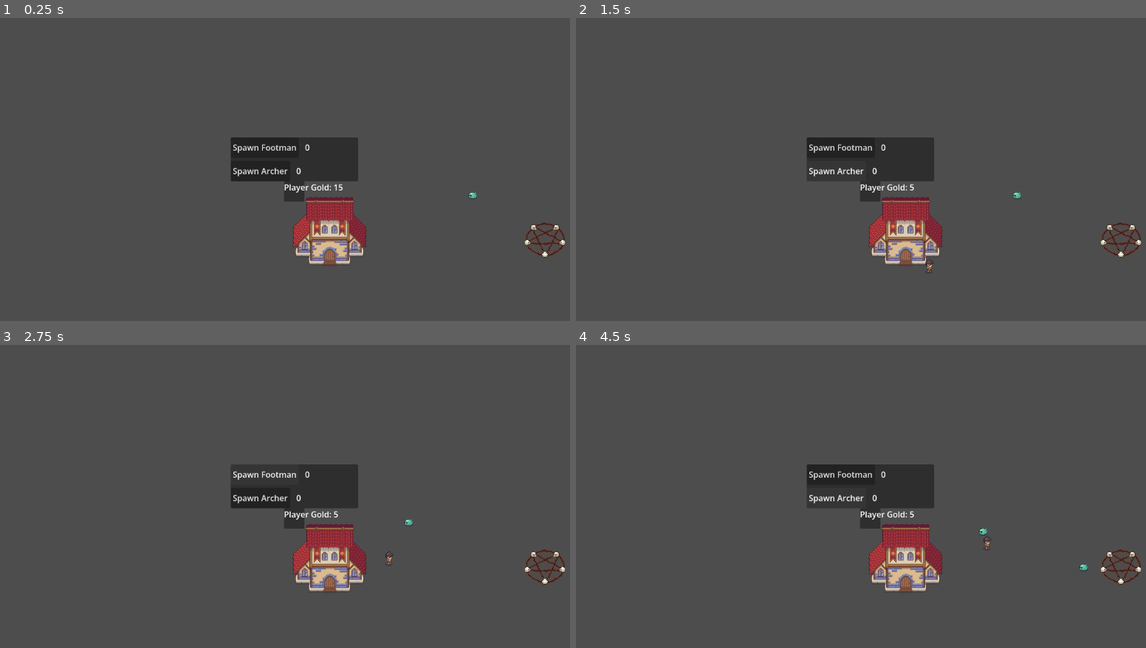
Above: before the commit, frames 1-4 (two rows, left to right).
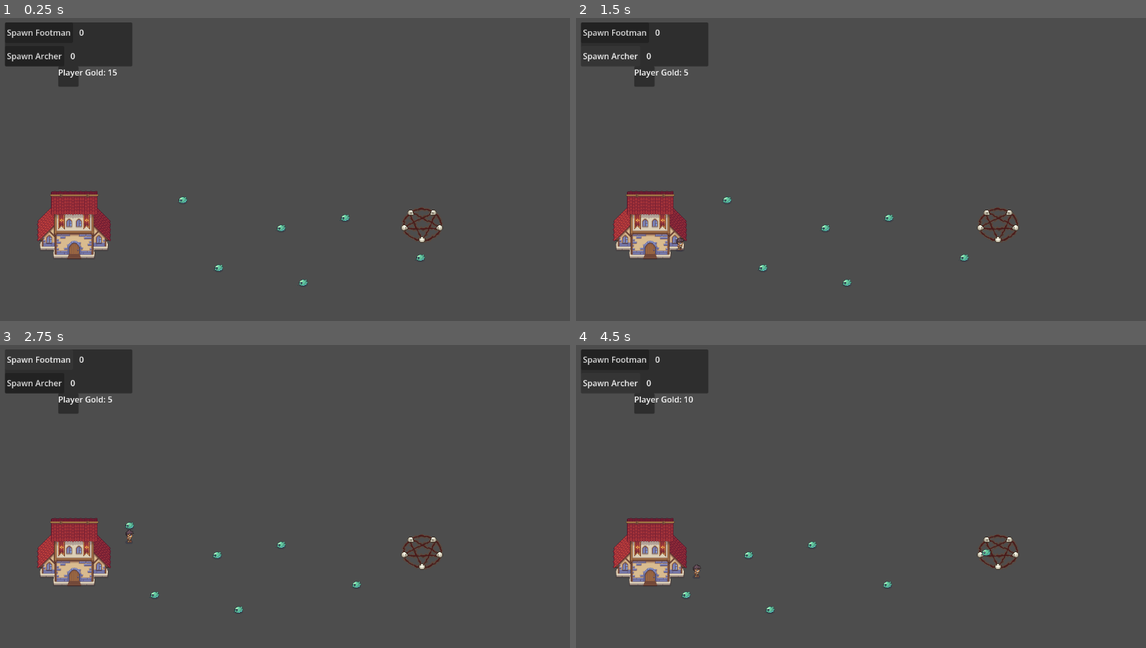
Above: after the commit, the same moments.

Repository: Uziel-8/PL-RTS-POC
Game: Godot game, scene res://Scenes/level.tscn
Same seed, same stepped clock (60 frames per second), same inputs: the game is played once before the commit and once after it.
Inputs:
- Up to frame 1 (0.25 s): no input
- Up to frame 2 (1.5 s): click "Spawn Footman" at 0.5 s; click "Spawn Archer" at 1.25 s
- Up to frame 3 (2.75 s): click "Spawn Footman" at 2 s
- Up to frame 4 (4.5 s): click "Spawn Archer" at 2.75 s; click "Spawn Footman" at 3.5 s; click "Spawn Archer" at 4.25 s

The runs differ from the first frame. In frame 1, 12% of the frame differs, in the area x 0-100%, y 1-89%; in frame 2, 11%; in frame 3, 11%; in frame 4, 11%.

Commit message:
i seem to have fixed the target acquisition bug, next to make units path towards enemy base

Diff:
--- a/Scenes/enemy_spawner.tscn
+++ b/Scenes/enemy_spawner.tscn
@@ -18,7 +18,7 @@
 shape = SubResource("CircleShape2D_4l55s")
 
 [node name="SpawnTimer" type="Timer" parent="." unique_id=1681791911]
-wait_time = 3.0
+wait_time = 4.0
 autostart = true
 
 [connection signal="timeout" from="SpawnTimer" to="." method="_on_spawn_timer_timeout"]
--- a/Scenes/level.tscn
+++ b/Scenes/level.tscn
@@ -11,16 +11,36 @@
 position = Vector2(68, 166)
 
 [node name="EnemyFootman" parent="." unique_id=589809425 instance=ExtResource("2_k5f4k")]
-position = Vector2(361, 26)
+position = Vector2(294, 47)
+
+[node name="EnemyFootman2" parent="." unique_id=209799906 instance=ExtResource("2_k5f4k")]
+position = Vector2(610, 82)
+
+[node name="EnemyFootman3" parent="." unique_id=433091794 instance=ExtResource("2_k5f4k")]
+position = Vector2(486, 102)
+
+[node name="EnemyFootman4" parent="." unique_id=151206520 instance=ExtResource("2_k5f4k")]
+position = Vector2(364, 180)
+
+[node name="EnemyFootman5" parent="." unique_id=610491336 instance=ExtResource("2_k5f4k")]
+position = Vector2(528, 209)
+
+[node name="EnemyFootman6" parent="." unique_id=899177180 instance=ExtResource("2_k5f4k")]
+position = Vector2(757, 160)
 
 [node name="Camera2D" type="Camera2D" parent="." unique_id=1528778811]
+position = Vector2(499, 12)
 
 [node name="HUD" parent="Camera2D" unique_id=542633204 instance=ExtResource("4_81xng")]
-anchors_preset = 8
-anchor_left = 0.5
-anchor_top = 0.5
-anchor_right = 0.5
-anchor_bottom = 0.5
+anchors_preset = 0
+anchor_right = 0.0
+anchor_bottom = 0.0
+offset_left = -441.0
+offset_top = -225.0
+offset_right = -441.0
+offset_bottom = -225.0
+grow_horizontal = 1
+grow_vertical = 1
 
 [node name="EnemySpawner" parent="." unique_id=579454150 instance=ExtResource("4_wqkje")]
-position = Vector2(490, 114)
+position = Vector2(749, 97)
--- a/Units/enemy_footman.gd
+++ b/Units/enemy_footman.gd
@@ -3,6 +3,8 @@
 @export var unit_data: UnitData
 
 @onready var health = unit_data.health
+
+signal died
 
 func _physics_process(delta: float) -> void:
 	velocity.x = -50.0
@@ -24,3 +26,4 @@
 func _die():
 	EventBus.gold_changed.emit(unit_data.gold_bounty)
 	self.queue_free()
+	died.emit()
--- a/Units/player_footman.gd
+++ b/Units/player_footman.gd
@@ -5,7 +5,7 @@
 	WANDER,
 	CHASE,
 	ATTACKING,
-
+	TRANSITION,
 }
 
 var state = state_list.WANDER
@@ -32,7 +32,13 @@
 			_chase()
 		state_list.ATTACKING:
 			_attacking()
+		state_list.TRANSITION:
+			_transition()
 	move_and_slide()
+
+
+func _wander():
+	velocity.x = unit_data.speed * 0.5
 
 func _chase():
 	if not is_instance_valid(target):
@@ -47,20 +53,43 @@
 	else:
 		velocity = Vector2.ZERO
 
-func _wander():
-	velocity.x = unit_data.speed * 0.5
+func _attacking():
+	if not is_instance_valid(target):
+		target = null
+		state = state_list.TRANSITION
+		return
+	if can_attack:
+		attack_cooldown.start()
+		target.take_damage(unit_data.damage, unit_data.knockback)
+		can_attack = false
+
+func _transition():
+	if detection_zone.has_overlapping_bodies():
+		for body in detection_zone.get_overlapping_bodies():
+			if body.is_in_group("Enemies") and (target == null or not is_instance_valid(target)):
+				target = body
+				target.died.connect(_on_target_died, CONNECT_ONE_SHOT)
+				state = state_list.CHASE
+	else:
+		state = state_list.WANDER
+
+
 
 func _on_detection_zone_body_entered(body: Node2D) -> void:
-	if body.is_in_group("Enemies") and target == null:
+	print("detection entered | body: ", body.name, " | target: ", target, " | state: ", state)
+	if body.is_in_group("Enemies") and (target == null or not is_instance_valid(target)):
 		target = body
+		target.died.connect(_on_target_died, CONNECT_ONE_SHOT)
 		state = state_list.CHASE
 
 func _on_detection_zone_body_exited(body: Node2D) -> void:
+	print("detection exited | body: ", body.name, " | target: ", target)
 	if body == target:
 		target = null
 		state = state_list.WANDER
 
 func _on_attacking_zone_body_entered(body: Node2D) -> void:
+	print("attack zone entered | body: ", body.name, " | target: ", target, " | state: ", state)
 	if state == state_list.CHASE and body == target:
 		state = state_list.ATTACKING
 
@@ -68,20 +97,14 @@
 	if state == state_list.ATTACKING and body == target:
 		state = state_list.CHASE
 
-func _attacking():
-	if not is_instance_valid(target):
-		state = state_list.WANDER
-		return
-	if can_attack:
-		attack_cooldown.start()
-		target.take_damage(unit_data.damage, unit_data.knockback)
-		can_attack = false
 
 
+func _on_target_died():
+	target = null
+	state = state_list.TRANSITION
 
 func _on_attack_cooldown_timeout() -> void:
 	can_attack = true
-
 
 func take_damage(damage, knockback):
 	##this could be componentized
